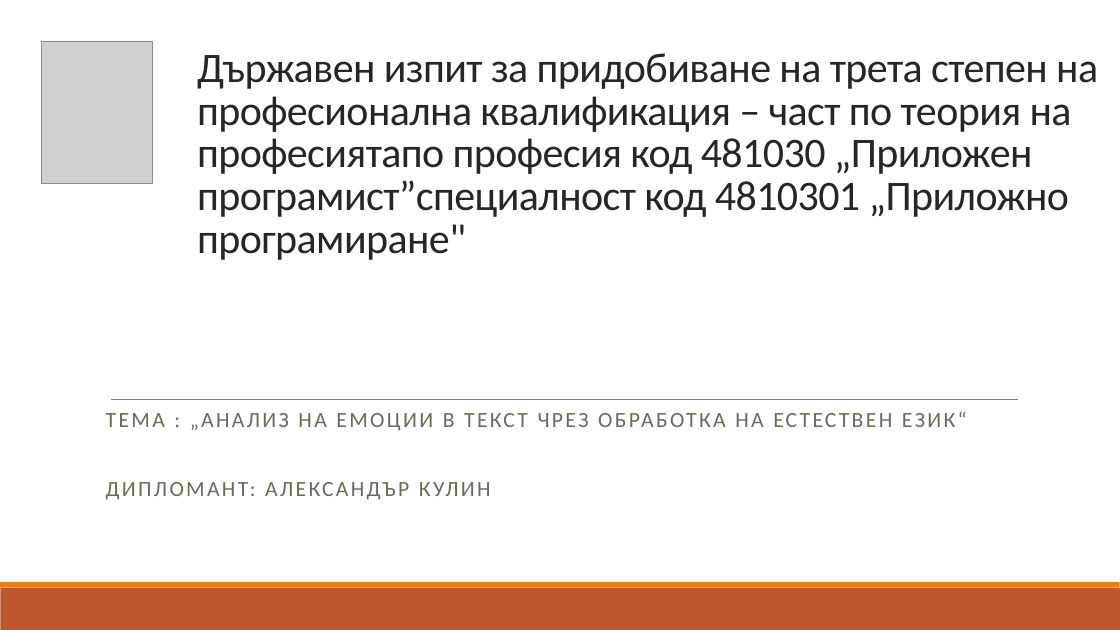
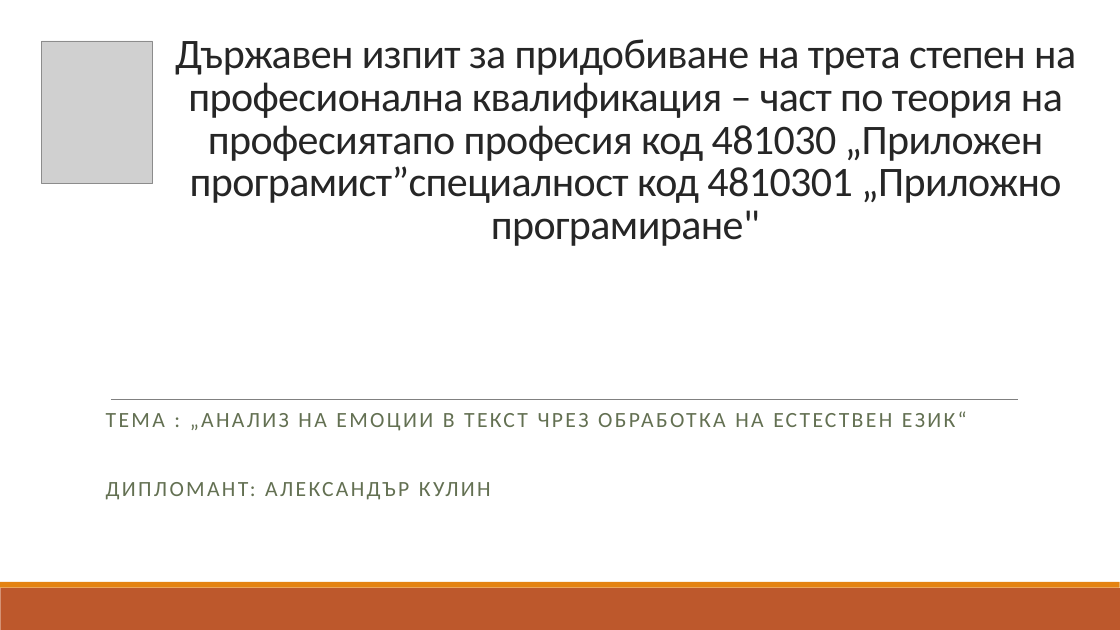
Before and after one commit to pgee-dzi2024/ThemePP_2605, a slide deck: slide 1 of DR/защита.pptx. Drawn at 1120x630 pixels with LibreOffice and Linux fonts; fonts in the diff are those of the drawing; grey boxes stand for pictures. Boxes give left, top, right and bottom in pixels: in the first picture for what was removed or moved away, otherwise in the second. Text is boxed around its words. In the diff, an @@ line names an element or a change of style, - is before the commit and + after.

```diff
--- a/DR/защита.pptx
+++ b/DR/защита.pptx
@@ title "Държавен изпит за придобиване на ...": place and size @@
-title "Държавен изпит за придобиване на ..." at bbox=[197, 53, 1098, 260]
+title "Държавен изпит за придобиване на ..." at bbox=[175, 39, 1076, 246]
@@ title "Държавен изпит за придобиване на ..." at bbox=[175, 39, 1076, 246]: alignment left to centre @@
```
Also in this commit, not shown: 1 other slide changed, 4 slides added.
